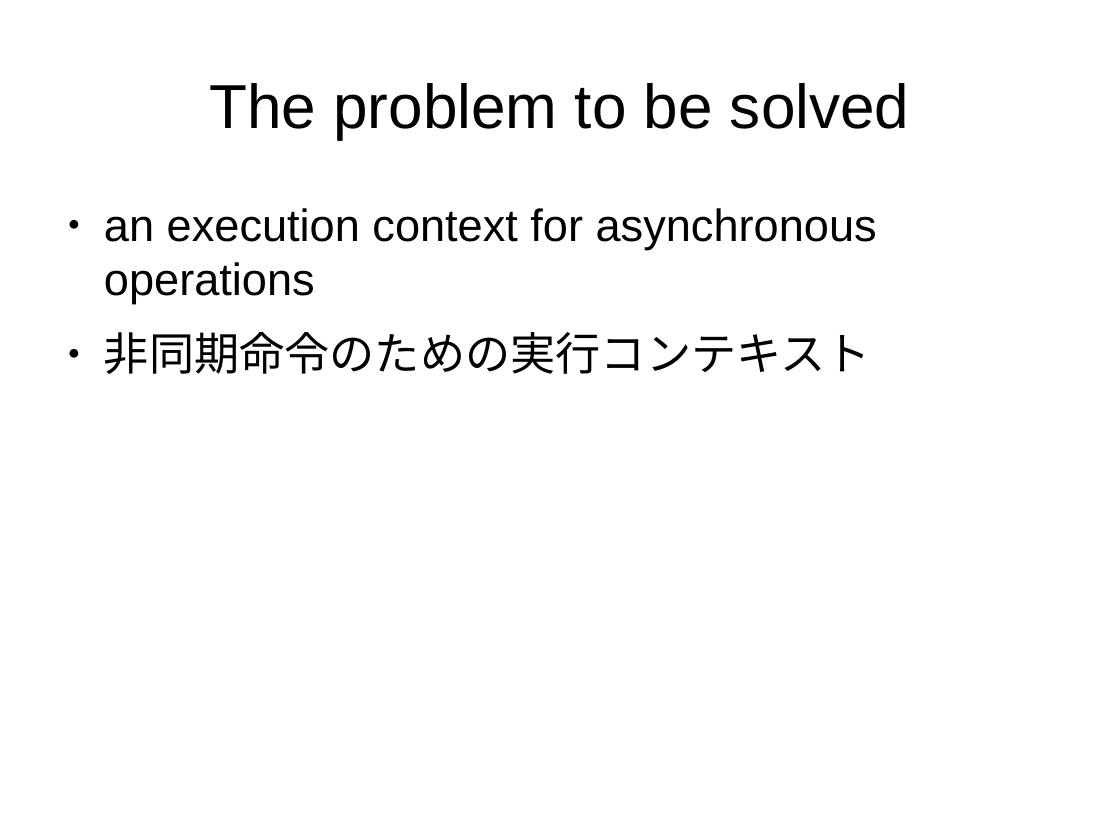
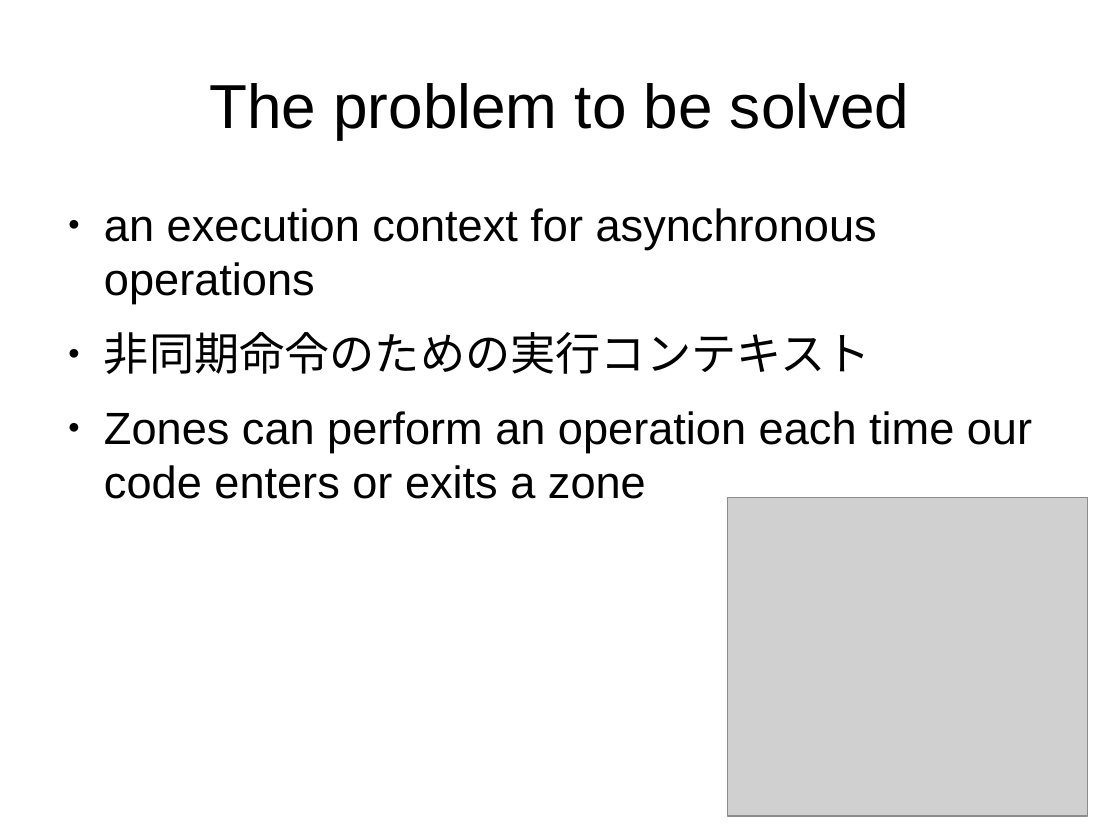
Before and after one commit to sallop/zone-tutorial, a slide deck: slide 5 of resume.odp. Drawn at 1120x840 pixels with LibreOffice and Linux fonts; fonts in the diff are those of the drawing; grey boxes stand for pictures. Boxes give left, top, right and bottom in pixels: in the first picture for what was removed or moved away, otherwise in the second. Text is boxed around its words. In the diff, an @@ line names an element or a change of style, - is before the commit and + after.

```diff
--- a/resume.odp
+++ b/resume.odp
@@ text at (104,411,1032,499): paragraph added @@
+● Zones can perform an operation each time our code enters or exits a zone
@@ picture added at (729,498,1088,817) @@
```
Also in this commit, not shown: 4 slides added.
